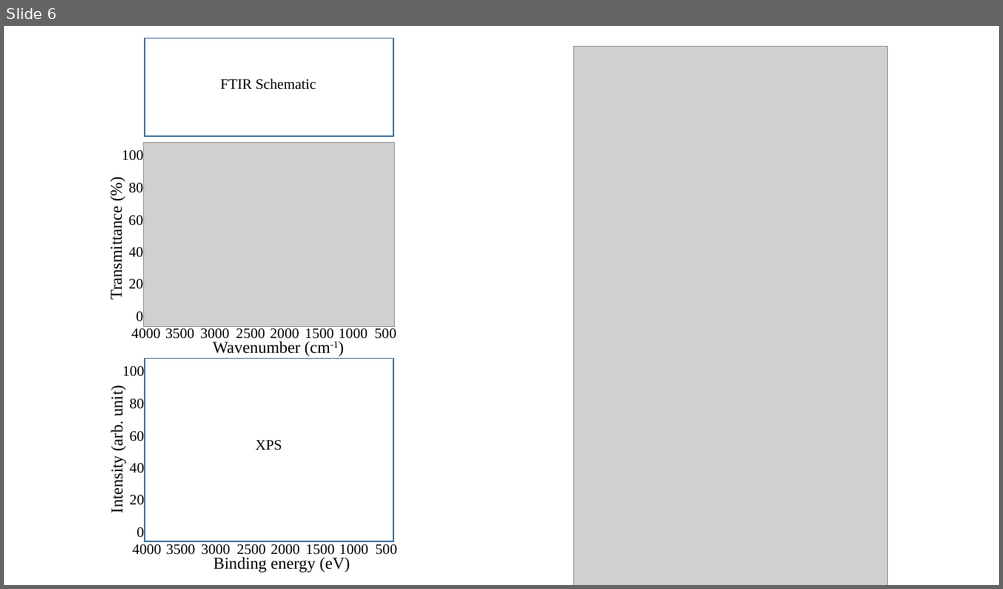
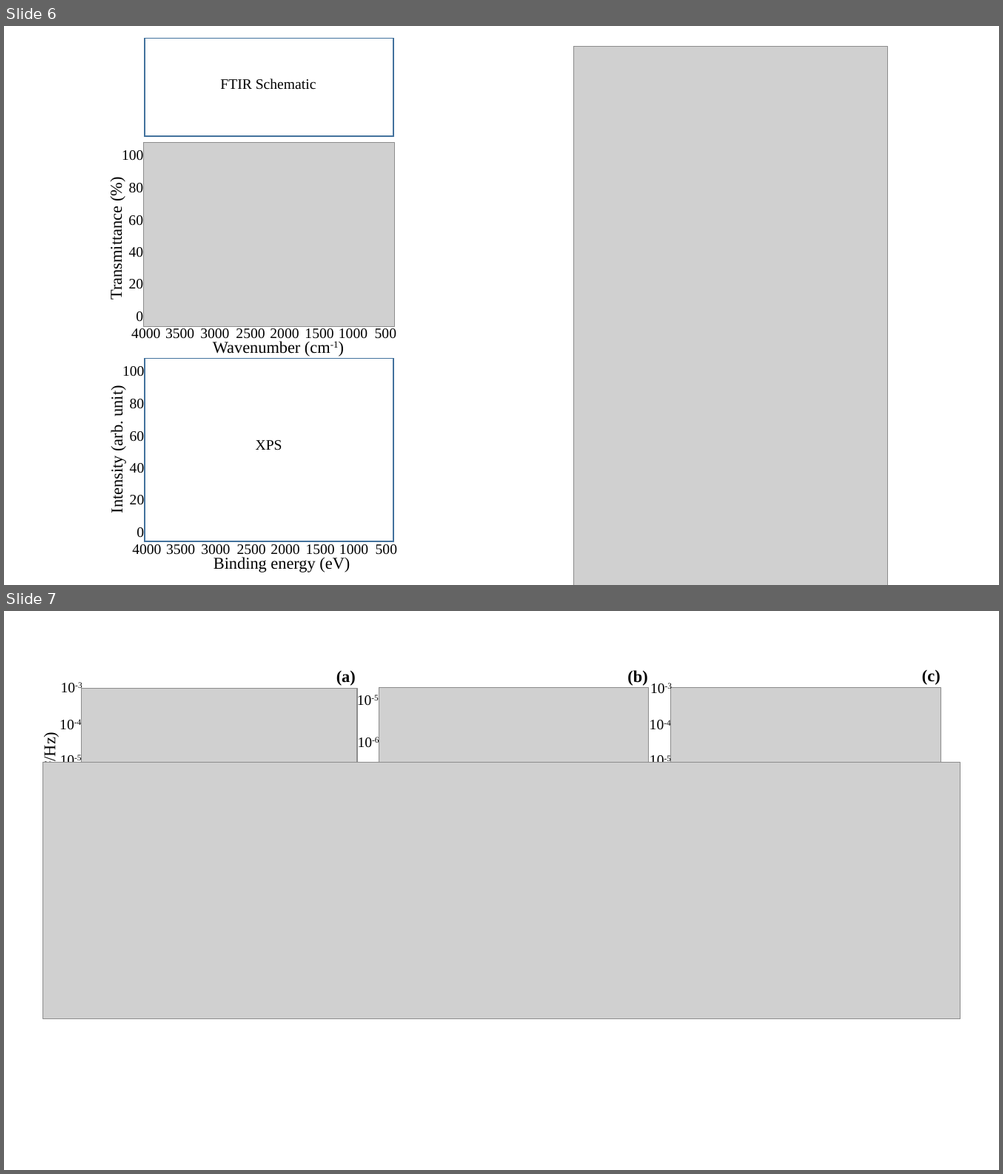
Before and after one commit to ghoshatanu857/NaBiF4_PL_analysis, a slide deck: NaBiF4_PL_analysis/pulse_sequence.pptx. Shown one above the other, each under a label of ours: slide 6 before the commit, slides 6 and 7 after it. The pictures are 1003x589 and 1003x1174 pixels, drawn with LibreOffice and Linux fonts; fonts in the diff are those of the drawing; grey boxes stand for pictures. Boxes give left, top, right and bottom in pixels: in the first picture for what was removed or moved away, otherwise in the second. Text is boxed around its words. In the diff, an @@ line names an element or a change of style, - is before the commit and + after.

```diff
--- a/NaBiF4_PL_analysis/pulse_sequence.pptx
+++ b/NaBiF4_PL_analysis/pulse_sequence.pptx
@@ slide 7 added at <box>4,611,999,1170</box>, background #FFFFFF @@
@@ text added at <box>336,670,356,686</box>, 16 pt, text #000000, bold @@
+(a)
@@ text added at <box>627,670,647,686</box>, 16 pt, text #000000, bold @@
+(b)
@@ text added at <box>922,669,940,685</box>, 16 pt, text #000000, bold @@
+(c)
@@ text added at <box>61,682,82,693</box>, 14 pt, text #000000 @@
+10-3
@@ picture added at <box>82,689,357,878</box> @@
@@ text added at <box>357,694,378,709</box>, 14 pt, text #000000 @@
+10-5
@@ picture added at <box>378,687,649,877</box> @@
@@ text added at <box>650,683,671,694</box>, 14 pt, text #000000 @@
+10-3
@@ picture added at <box>671,687,940,879</box> @@
@@ text added at <box>60,719,81,730</box>, 14 pt, text #000000 @@
+10-4
@@ text added at <box>649,720,670,730</box>, 14 pt, text #000000 @@
+10-4
@@ text added at <box>40,735,59,817</box>, 16 pt, text #000000 @@
+PSD (V2/Hz)
@@ text added at <box>358,737,378,748</box>, 14 pt, text #000000 @@
+10-6
@@ picture added at <box>42,763,960,1020</box> @@
@@ text added at <box>60,754,81,763</box>, 14 pt, text #000000 @@
+10-5
@@ text added at <box>649,754,671,763</box>, 14 pt, text #000000 @@
+10-5
```
Also in this commit, not shown: 9 other files.
